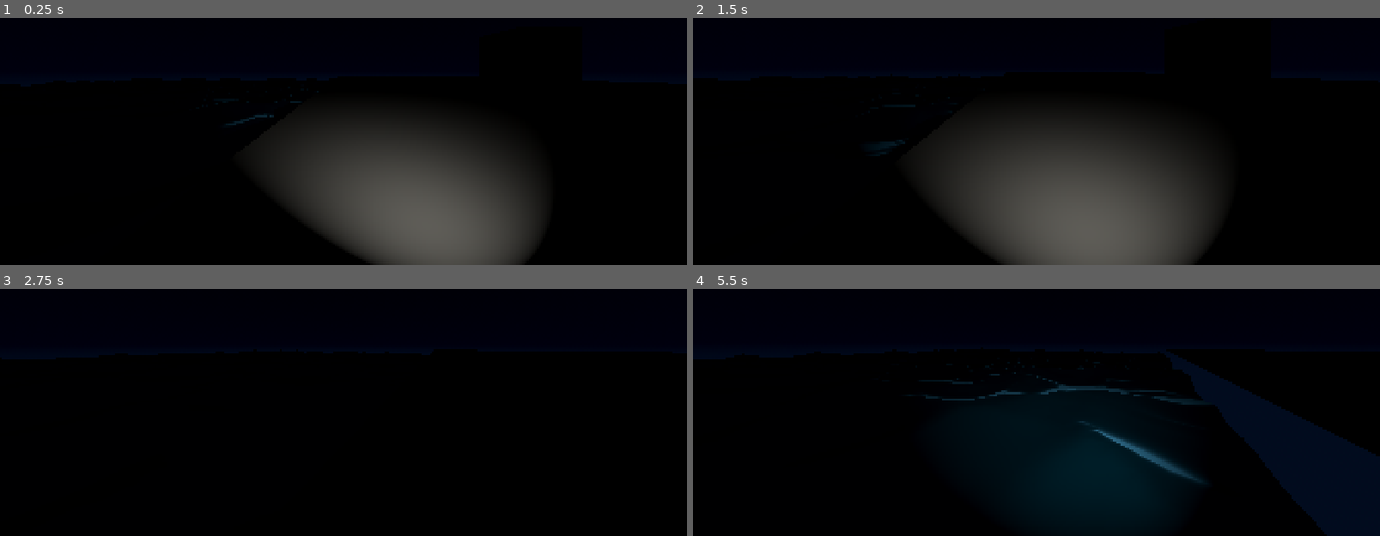
Above: before the commit, frames 1-4 (two rows, left to right).
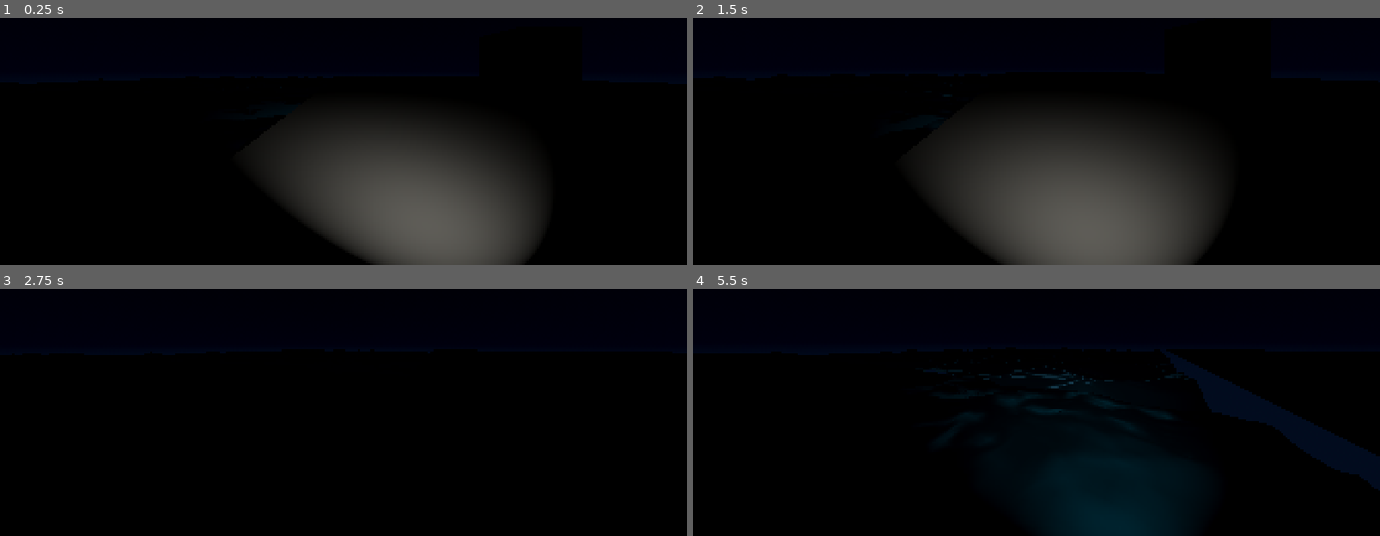
Above: after the commit, the same moments.

Repository: Marko534/godot-fluidsim-lbm
Game: Godot game, scene res://main.tscn
Same seed, same stepped clock (60 frames per second), same inputs: the game is played once before the commit and once after it.
Inputs (mouse positions are in pixels of both pictures, inside the frame that each line leads up to):
- Up to frame 1 (0.25 s): no input
- Up to frame 2 (1.5 s): tap Enter at 0.5 s; move the mouse to (1029, 77) at 0.52 s; hold Right mouse button (aim) 0.53-1.28 s; hold W (move_forward) from 0.53 s (still down); move the mouse to (1084, 77) at 1.27 s; tap Shift (sprint) at 1.35 s
- Up to frame 3 (2.75 s): keep holding W (move_forward); move the mouse to (288, 338) at 2.02 s; tap F at 2.1 s
- Up to frame 4 (5.5 s): tap Space at 2.75 s; move the mouse to (1043, 343) at 2.77 s; release W (move_forward) at 2.78 s; hold A (move_left) 2.78-3.53 s; tap B at 2.85 s; move the mouse to (1009, 335) at 3.52 s; hold Right mouse button (aim) 3.53-4.28 s; hold W (move_forward) from 3.53 s (still down); move the mouse to (1070, 340) at 4.27 s; tap Shift (sprint) at 4.35 s; move the mouse to (1002, 345) at 5.02 s; tap F at 5.1 s

The runs differ from the first frame. In frame 1, 0.1% of the frame differs, in the area x 3-48%, y 24-44%; in frame 2, 0.2%; in frame 3, 0.1%; in frame 4, 6.2%, in the area x 0-100%, y 24-100%.

Commit message:
Added my custom water.

Diff:
--- a/main.tscn
+++ b/main.tscn
@@ -5,6 +5,7 @@
 [ext_resource type="Shader" uid="uid://duahgkdee06mq" path="res://shader/first_shader.gdshader" id="2_0xm2m"]
 [ext_resource type="Shader" uid="uid://bpucihlrveerc" path="res://shader/water_hot_shader.gdshader" id="3_1bvp3"]
 [ext_resource type="PackedScene" uid="uid://jbdyxa0pv5kk" path="res://water.tscn" id="4_1bvp3"]
+[ext_resource type="Shader" uid="uid://cgofsg8cxb70l" path="res://shader/wave_shader.gdshader" id="5_7mycd"]
 
 [sub_resource type="WorldBoundaryShape3D" id="WorldBoundaryShape3D_7dm0k"]
 
@@ -46,6 +47,32 @@
 size = Vector2(50, 50)
 subdivide_width = 128
 subdivide_depth = 128
+
+[sub_resource type="PlaneMesh" id="PlaneMesh_lquwl"]
+size = Vector2(25, 25)
+subdivide_width = 256
+subdivide_depth = 256
+
+[sub_resource type="FastNoiseLite" id="FastNoiseLite_7mycd"]
+noise_type = 3
+frequency = 0.005
+fractal_type = 2
+fractal_octaves = 3
+
+[sub_resource type="NoiseTexture2D" id="NoiseTexture2D_272bh"]
+noise = SubResource("FastNoiseLite_7mycd")
+seamless = true
+
+[sub_resource type="ShaderMaterial" id="ShaderMaterial_272bh"]
+render_priority = 0
+shader = ExtResource("5_7mycd")
+shader_parameter/TIME_SCALE = 0.7
+shader_parameter/albedo = Color(0, 0.322, 0.431, 1)
+shader_parameter/wave_dir1 = Vector2(1, 0)
+shader_parameter/wave_dir2 = Vector2(0, 1)
+shader_parameter/wave_dir3 = Vector2(0.7, 0.7)
+shader_parameter/wave_dir4 = Vector2(-0.3, 0.8)
+shader_parameter/noise = SubResource("NoiseTexture2D_272bh")
 
 [sub_resource type="NoiseTexture2D" id="NoiseTexture2D_0xm2m"]
 
@@ -103,14 +130,20 @@
 [node name="Moon" type="Node3D" parent="Env" unique_id=1463443792]
 visible = false
 
-[node name="Water" type="MeshInstance3D" parent="." unique_id=1056650172]
-transform = Transform3D(1, 0, 0, 0, 1, 0, 0, 0, 1, -40, -2, -25)
+[node name="WaterSlow" type="MeshInstance3D" parent="." unique_id=1056650172]
+transform = Transform3D(1, 0, 0, 0, 1, 0, 0, 0, 1, -40, -2, -39.437214)
 mesh = SubResource("PlaneMesh_7mycd")
 skeleton = NodePath("../MeshInstance3D")
+
+[node name="WaterFast" parent="." unique_id=88638164 instance=ExtResource("4_1bvp3")]
+transform = Transform3D(25, 0, 0, 0, 1, 0, 0, 0, 10, -40, -0.8397317, -2.9681067)
+
+[node name="WaterMe" type="MeshInstance3D" parent="." unique_id=776782405]
+transform = Transform3D(1, 0, 0, 0, 1, 0, 0, 0, 1, -27.345232, -1, 19.785)
+mesh = SubResource("PlaneMesh_lquwl")
+skeleton = NodePath("../MeshInstance3D")
+surface_material_override/0 = SubResource("ShaderMaterial_272bh")
 
 [node name="MeshInstance3D" type="MeshInstance3D" parent="." unique_id=1966157195]
 transform = Transform3D(1, 0, 0, 0, 1, 0, 0, 0, 1, 1.25, 0.5, -2)
 mesh = SubResource("PlaneMesh_h2yge")
-
-[node name="WaterFast" parent="." unique_id=88638164 instance=ExtResource("4_1bvp3")]
-transform = Transform3D(50, 0, 0, 0, 1, 0, 0, 0, 50, -40, -2, 25)
--- a/shader/second_shader.gdshader
+++ b/shader/second_shader.gdshader
@@ -1,28 +1,18 @@
 shader_type spatial;
 render_mode specular_toon;
 
-uniform float height_scale = 3.0;
 uniform sampler2D noise;
-uniform sampler2D normalmap;
 
-varying vec2 tex_position;
-
-float wave(vec2 position){
-  position += texture(noise, position / 10.0).x * 2.0 - 1.0;
-  vec2 wv = 1.0 - abs(sin(position));
-  return pow(1.0 - pow(wv.x * wv.y, 0.65), 4.0);
-}
+varying vec3 world_pos;
 
 float height(vec2 position, float time) {
-  float d = wave((position + time) * 0.4) * 0.0000003;
-  d += wave((position - time) * 0.3) * 0.3;
-  d += wave((position + time) * 0.5) * 0.2;
-  d += wave((position - time) * 0.6) * 0.2;
-  return d;
+  vec2 offset = 0.01 * cos(position + time);
+  return texture(noise, (position/25.0)  - offset).x;
 }
 
 void vertex() {
-  vec2 pos = VERTEX.xz;
+  world_pos = (MODEL_MATRIX * vec4(VERTEX, 1.0)).xyz;
+  vec2 pos = world_pos.xz;
   float k = height(pos, TIME);
   VERTEX.y = k;
   NORMAL = normalize(vec3(k - height(pos + vec2(0.1, 0.0), TIME), 0.1, k - height(pos + vec2(0.0, 0.1), TIME)));
--- a/shader/water.gdshader
+++ b/shader/water.gdshader
@@ -1,56 +1,79 @@
 shader_type spatial;
+// Add these lines near the top with other uniforms
+render_mode specular_toon;
 
-uniform vec3 albedo : source_color =  vec3(0.0, 0.322, 0.431);
-uniform vec3 albedo_fresnel : source_color =  vec3(0.0, 0.322, 0.431);
+uniform sampler2D DEPTH_TEXTURE : hint_depth_texture, filter_linear_mipmap;
+uniform sampler2D SCREEN_TEXTURE : hint_screen_texture, filter_linear_mipmap;
+uniform vec3 albedo : source_color;
+uniform vec3 albedo2 : source_color;
 uniform float metallic : hint_range(0.0, 1.0) = 0;
 uniform float roughness : hint_range(0.0, 1.0) = 0.02;
 uniform sampler2D wave;
-uniform sampler2D wave_normal;
 uniform sampler2D texture_normal;
 uniform sampler2D texture_normal2;
-uniform vec2 wave_direction = vec2(2.0,0.0);
-uniform vec2 wave_direction2 = vec2(0.0,1.0);
-uniform float time_scale : hint_range(0.0, 0.2, 0.005) = 0.025;
+uniform vec2 wave_direction = vec2(2.0,0.0); // Direction of wave 1
+uniform vec2 wave_direction2 = vec2(0.0,1.0); // Direction of wave 2
+uniform float time_scale : hint_range(0.0, 0.2, 0.005) = 0.025; // Rate of movement multiplied by TIME
 uniform float noise_scale = 10.0;
 uniform float height_scale = 0.15;
-
+uniform vec4 color_deep : source_color; // Deep depth color
+uniform vec4 color_shallow : source_color; // Shallow depth color
+uniform float beers_law = 2.0; // Beer's law application
+uniform float depth_offset = -0.75; // Offset
+uniform float edge_scale = 0.1;
+uniform float near = 1.0;
+uniform float far = 100.0;
+uniform vec3 edge_color : source_color;
+// Varying variables
 varying float height;
 varying vec3 world_pos;
-
-
 float fresnel(float amount, vec3 normal, vec3 view)
 {
 	return pow((1.0 - clamp(dot(normalize(normal), normalize(view)), 0.0, 1.0 )), amount);
 }
-
+float edge(float depth){
+	depth = 2.0 * depth - 1.0;
+	return near * far / (far + depth * (near - far));
+}
 void vertex() {
 	world_pos = (MODEL_MATRIX * vec4(VERTEX, 1.0)).xyz;
 	height = texture(wave, world_pos.xz / noise_scale + TIME * time_scale).r;
 	VERTEX.y += height * height_scale;
 }
+void fragment() {
+	// Depth variables and calc
+	float depth_texture = texture(DEPTH_TEXTURE, SCREEN_UV).r * 2.0 - 1.0;
+	float depth = PROJECTION_MATRIX[3][2] / (depth_texture + PROJECTION_MATRIX[2][2]);
+	float depth_blend = exp((depth+VERTEX.z + depth_offset) * -beers_law);
+	depth_blend = clamp(1.0 - depth_blend, 0.0, 1.0);
+	float depth_blend_power = clamp(pow(depth_blend, 2.5), 0.0, 1.0);
 
-void fragment() {
-	// Time catcutatills for wave (normal map) movement
+	// Retrieving depth color and applying the deep and shallow colors
+	vec3 screen_color = textureLod(SCREEN_TEXTURE, SCREEN_UV, depth_blend_power * 2.5).rgb;
+	vec3 depth_color = mix(color_shallow.rgb, color_deep.rgb, depth_blend_power);
+	vec3 color = mix(screen_color * depth_color, depth_color * 0.25, depth_blend_power * 0.5);
+
+	// Getting edge depth calc
+	float z_depth = edge(texture(DEPTH_TEXTURE, SCREEN_UV).x);
+	float z_pos = edge(FRAGCOORD.z);
+	float z_dif = z_depth - z_pos;
+
+	// Time calculations for wave (normal map) movement
 	vec2 time = (TIME * wave_direction) * time_scale; // Movement rate of first wave
-
 	vec2 time2 = (TIME * wave_direction2) * time_scale; // Movement rate of second wave
 
-// Blend normal maps into one
-	vec3 normal_blend = texture(wave_normal,  world_pos.xz / noise_scale  + TIME * time_scale).rgb;
-	//vec3 normal_blend = mix(texture(texture_normal,world_pos.xz + time).rgb, texture(texture_normal2,world_pos.xz + time2).rgb, 0.5);
+	// Blend normal maps into one - NOW USING noise_scale TO MATCH VERTEX SHADER
+	vec3 normal_blend = mix(texture(texture_normal, world_pos.xz / noise_scale + time).rgb, texture(texture_normal2, world_pos.xz / noise_scale + time2).rgb, 0.5);
 
 	// Calculate Fresnel
-	float fresnel = fresnel(5.8, NORMAL, VIEW);
-	vec3 surface_color = mix(albedo, albedo_fresnel, fresnel);
+	float fresnel = fresnel(5.0, NORMAL, VIEW);
+	vec3 surface_color = mix(albedo, albedo2, fresnel); // Interpolate albedo values by fresnel
 
-	ALBEDO = surface_color;
+	vec3 depth_color_adj = mix(edge_color, color, step(edge_scale, z_dif));
+
+	ALBEDO = clamp(surface_color + depth_color_adj,vec3(0.0),vec3(1.0));
 	METALLIC = metallic;
 	ROUGHNESS = roughness;
-
 	NORMAL_MAP = normal_blend;
+	RIM = 0.8;
 }
-
-//void light() {
-//	// Called for every pixel for every light affecting the material.
-//	// Uncomment to replace the default light processing function with this one.
-//}
--- a/shader/water_shader_material.tres
+++ b/shader/water_shader_material.tres
@@ -29,30 +29,28 @@
 [sub_resource type="NoiseTexture2D" id="NoiseTexture2D_p677n"]
 noise = SubResource("FastNoiseLite_k0ikc")
 seamless = true
-
-[sub_resource type="FastNoiseLite" id="FastNoiseLite_pbdn3"]
-noise_type = 3
-seed = 1
-fractal_type = 2
-
-[sub_resource type="NoiseTexture2D" id="NoiseTexture2D_pfxka"]
-noise = SubResource("FastNoiseLite_pbdn3")
-seamless = true
 as_normal_map = true
 
 [resource]
 render_priority = 0
 shader = ExtResource("1_3piks")
-shader_parameter/albedo = Color(0, 0.322, 0.431, 1)
-shader_parameter/albedo_fresnel = Color(0, 0, 0, 1)
+shader_parameter/albedo = Color(0, 0.32156864, 0.43137255, 1)
+shader_parameter/albedo2 = Color(0, 0, 0, 1)
 shader_parameter/metallic = 0.0
 shader_parameter/roughness = 0.02
 shader_parameter/wave = SubResource("NoiseTexture2D_p677n")
-shader_parameter/wave_normal = SubResource("NoiseTexture2D_pfxka")
 shader_parameter/texture_normal = SubResource("NoiseTexture2D_k0ikc")
 shader_parameter/texture_normal2 = SubResource("NoiseTexture2D_lh3p0")
 shader_parameter/wave_direction = Vector2(2, 0)
 shader_parameter/wave_direction2 = Vector2(0, 1)
-shader_parameter/time_scale = 0.00999999977648
-shader_parameter/noise_scale = 50.0
-shader_parameter/height_scale = 1.5
+shader_parameter/time_scale = 0.00499999988824
+shader_parameter/noise_scale = 100.0
+shader_parameter/height_scale = 1.0
+shader_parameter/color_deep = Color(0, 0, 0, 1)
+shader_parameter/color_shallow = Color(0, 0, 0, 1)
+shader_parameter/beers_law = 2.0
+shader_parameter/depth_offset = -0.75
+shader_parameter/edge_scale = 0.1
+shader_parameter/near = 1.0
+shader_parameter/far = 100.0
+shader_parameter/edge_color = Color(0, 0, 0, 1)
--- /dev/null
+++ b/shader/wave_shader.gdshader
@@ -0,0 +1,43 @@
+shader_type spatial;
+render_mode specular_toon;
+
+uniform float TIME_SCALE = 0.5;
+uniform vec3 albedo : source_color = vec3(0.0, 0.322, 0.431);
+
+uniform vec2 wave_dir1 = vec2(1.0, 0.0);
+uniform vec2 wave_dir2 = vec2(0.0, 1.0);
+uniform vec2 wave_dir3 = vec2(0.7, 0.7);
+uniform vec2 wave_dir4 = vec2(-0.3, 0.8);
+
+uniform sampler2D noise;
+
+float wave(vec2 position){
+  position += texture(noise, position / 10.0).x * 2.0 - 1.0;
+  vec2 wv = 1.0 - abs(sin(position));
+  return pow(1.0 - pow(wv.x * wv.y, 0.65), 4.0);
+}
+
+float height(vec2 position, float time) {
+  float d = wave((position + wave_dir1 * time) * 0.4) * 0.3;
+  d += wave((position + wave_dir2 * time) * 0.3) * 0.3;
+  d += wave((position + wave_dir3 * time) * 0.5) * 0.2;
+  d += wave((position + wave_dir4 * time) * 0.6) * 0.2;
+  return d;
+}
+
+void vertex() {
+  float time_scale = TIME * TIME_SCALE;
+  //world_pos = (MODEL_MATRIX * vec4(VERTEX, 1.0)).xyz;
+  vec2 pos = VERTEX.xz;
+  float k = height(pos, time_scale);
+  VERTEX.y = k;
+  NORMAL = normalize(vec3(k - height(pos + vec2(0.1, 0.0), time_scale), 0.1, k - height(pos + vec2(0.0, 0.1), time_scale)));
+}
+
+void fragment() {
+  float fresnel = sqrt(1.0 - dot(NORMAL, VIEW));
+  RIM = 1.0;
+  METALLIC = 0.0;
+  ROUGHNESS = 0.01 * (1.0 - fresnel);
+  ALBEDO = albedo + (0.05 * fresnel);
+}
--- a/water.tscn
+++ b/water.tscn
@@ -2,12 +2,11 @@
 
 [ext_resource type="Material" uid="uid://ce8qqglbh5my6" path="res://shader/water_shader_material.tres" id="1_qi1wl"]
 
-[sub_resource type="QuadMesh" id="QuadMesh_seble"]
-subdivide_width = 64
-subdivide_depth = 64
-orientation = 1
+[sub_resource type="PlaneMesh" id="PlaneMesh_qi1wl"]
+subdivide_width = 512
+subdivide_depth = 512
 
 [node name="MeshInstanceFast" type="MeshInstance3D" unique_id=88638164]
 cast_shadow = 0
-mesh = SubResource("QuadMesh_seble")
+mesh = SubResource("PlaneMesh_qi1wl")
 surface_material_override/0 = ExtResource("1_qi1wl")
Not shown, added: shader/wave_shader.gdshader.uid
